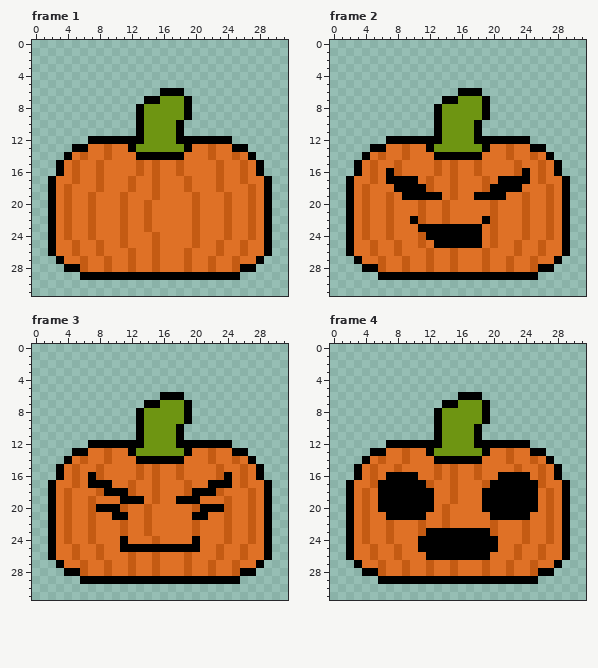
File history of a pixel-art file, WIP/PumpkinLarge+JackoLanterns.aseprite. Above, as it was before the edit.
32x32 pixels, 14 frames. Shown: frame 1, frame 2, frame 3, frame 4. The commit also changed other frames, which this record leaves out.
After:
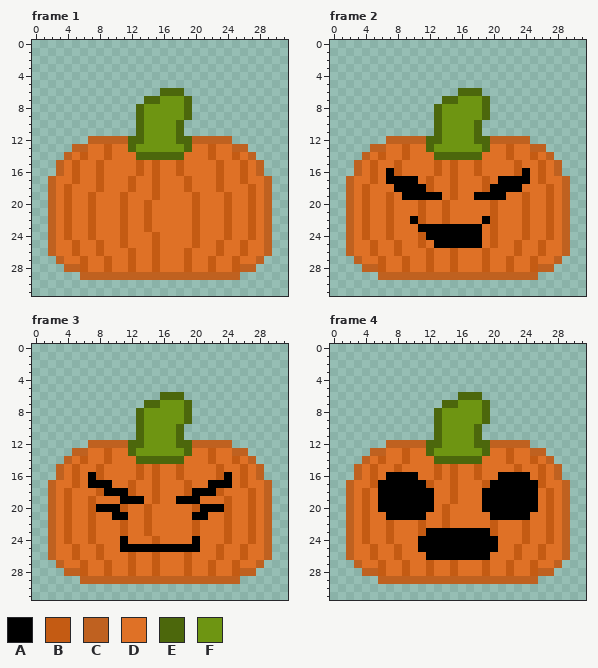
Palette (. is transparent): A #000000  B #c45b13  C #bf6120  D #df7126  E #4c670c  F #6e9512
Changes in this commit:
Changed rows in their new state; - is an unchanged pixel.
Frame 1:
first column x 2:
 6 --------------EEE-----------
 7 ------------EE---E----------
 8 -----------E-----E----------
 9 -----------E-----E----------
10 -----------E----E-----------
11 -----------E----E-----------
12 -----CCCCCEE----EECCCCC-----
13 ---CC-----E------E-----CC---
14 --C--------EEEEEE--------C--
15 -C------------------------C-
16 -C------------------------C-
17 C--------------------------C
18 C--------------------------C
19 C--------------------------C
20 C--------------------------C
21 C--------------------------C
22 C--------------------------C
23 C--------------------------C
24 C--------------------------C
25 C--------------------------C
26 C--------------------------C
27 -C------------------------C-
28 --CC--------------------CC--
29 ----CCCCCCCCCCCCCCCCCCCC----
Frame 2: the same change as frame 1
Frame 3: the same change as frame 1
Frame 4: the same change as frame 1
